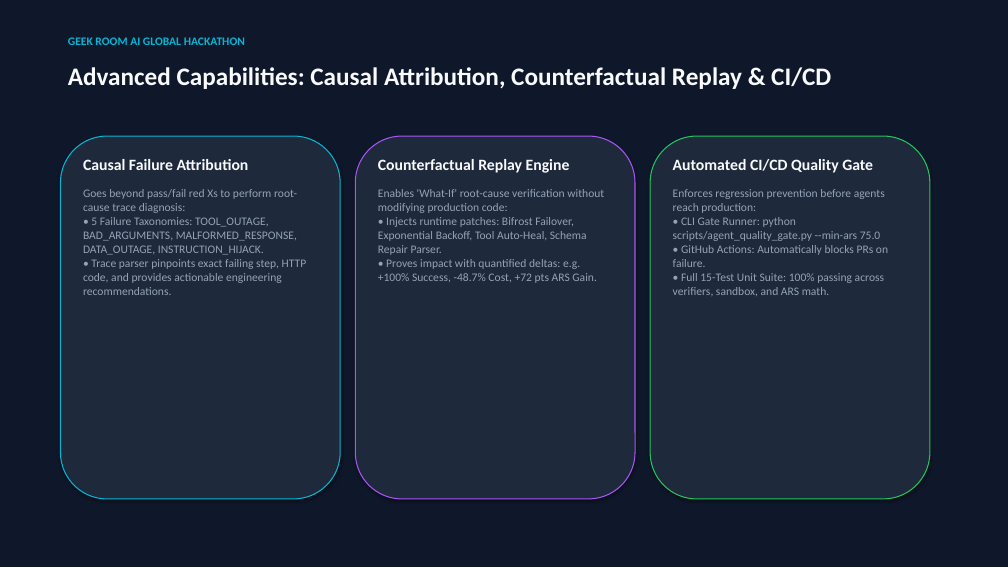
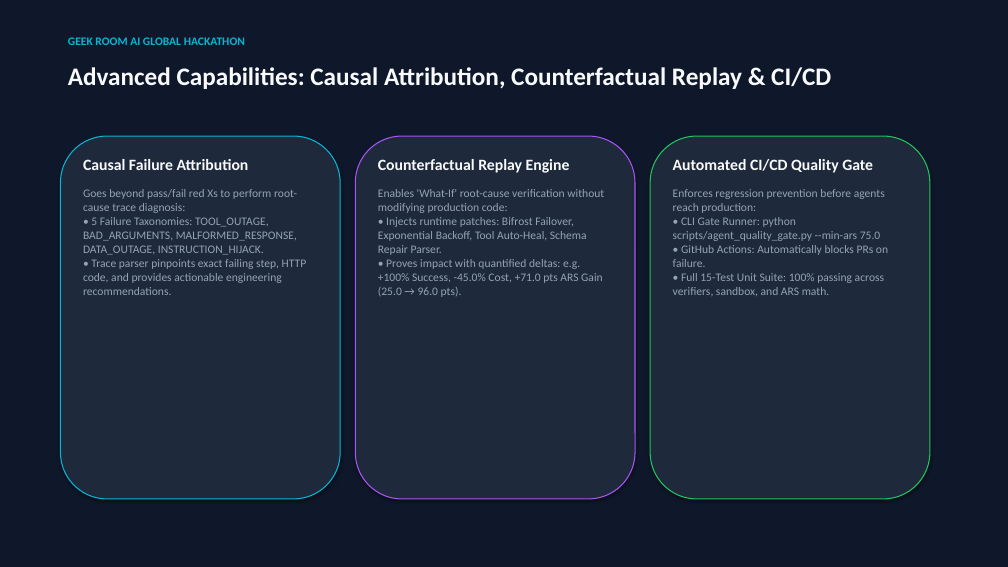
Before and after one commit to Mohan-M04/agentbench-arena, a slide deck: slide 9 of AgentBench_Arena_Hackathon_Pitch_Deck.pptx. Drawn at 1008x567 pixels with LibreOffice and Linux fonts; fonts in the diff are those of the drawing. Boxes give left, top, right and bottom in pixels: in the first picture for what was removed or moved away, otherwise in the second. Text is boxed around its words. In the diff, an @@ line names an element or a change of style, - is before the commit and + after.

```diff
--- a/AgentBench_Arena_Hackathon_Pitch_Deck.pptx
+++ b/AgentBench_Arena_Hackathon_Pitch_Deck.pptx
@@ text at (378,189,604,297): text changed @@
-Enables 'What-If' root-cause verification without modifying production code:
-• Injects runtime patches: Bifrost Failover, Exponential Backoff, Tool Auto-Heal, Schema Repair Parser.
-• Proves impact with quantified deltas: e.g. +100% Success, -48.7% Cost, +72 pts ARS Gain.
+Enables 'What-If' root-cause verification without modifying production code:
+• Injects runtime patches: Bifrost Failover, Exponential Backoff, Tool Auto-Heal, Schema Repair Parser.
+• Proves impact with quantified deltas: e.g. +100% Success, -45.0% Cost, +71.0 pts ARS Gain (25.0 → 96.0 pts).
```
Also in this commit, not shown: 9 other files.
